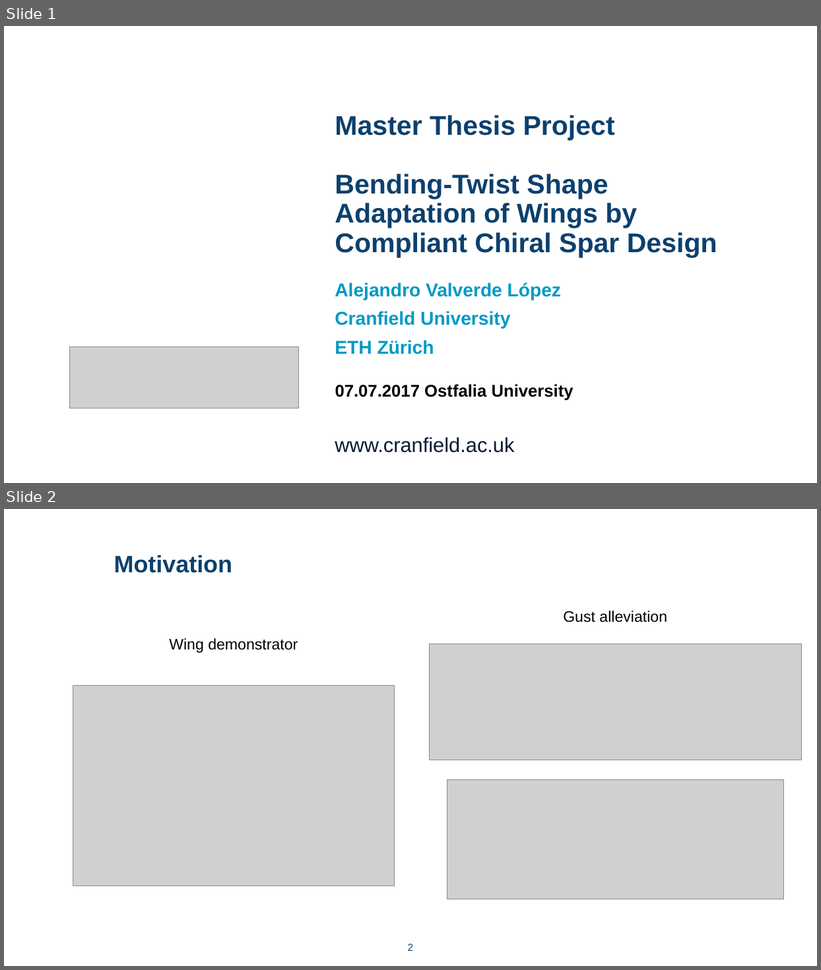
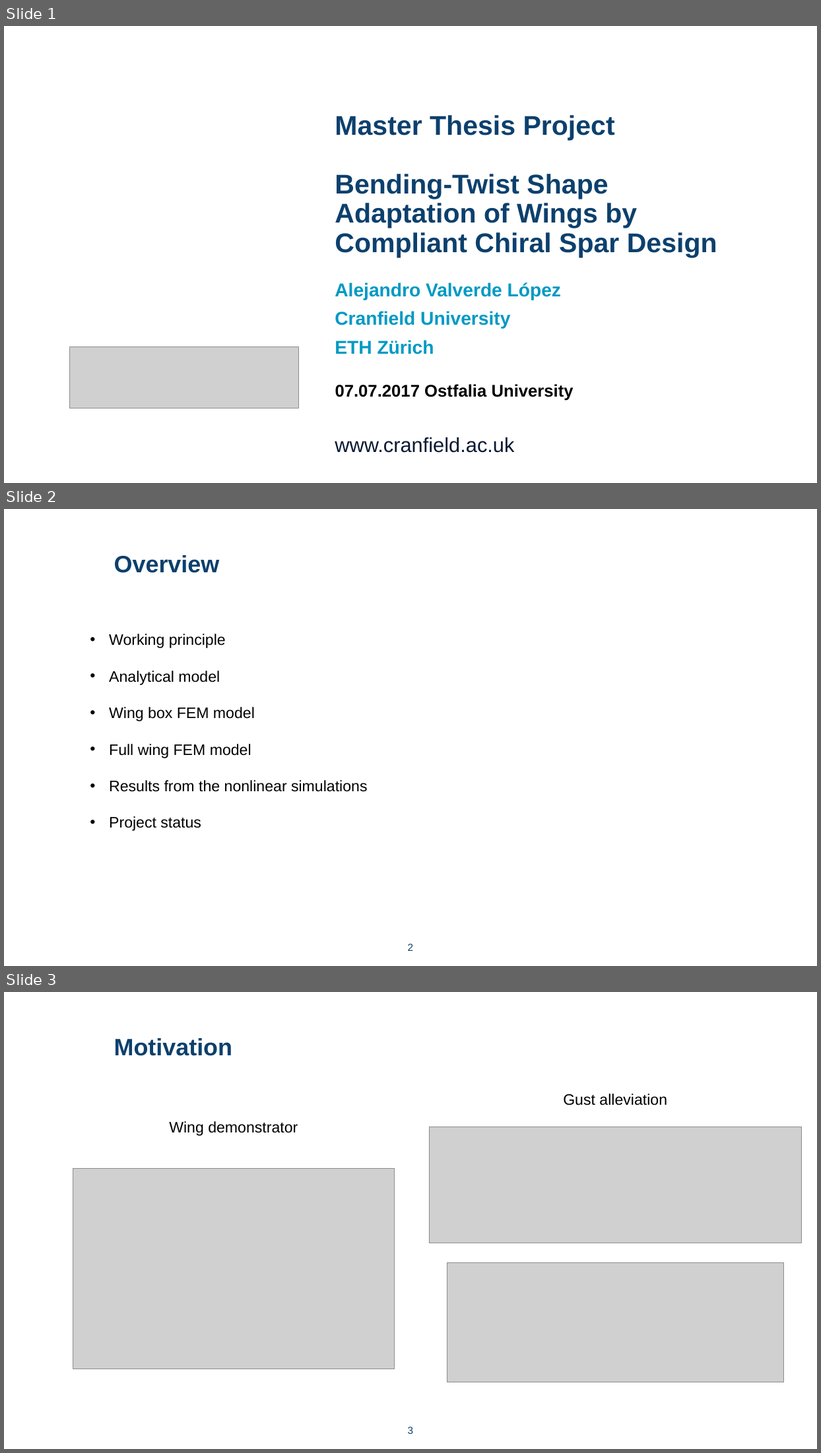
Before and after one commit to AlejandroValverde/presentation, a slide deck: Presentation_OstfaliaUni.pptx. Shown one above the other, each under a label of ours: slides 1 and 2 before the commit, slides 1, 2 and 3 after it. The pictures are 821x970 and 821x1453 pixels, drawn with LibreOffice and Linux fonts; fonts in the diff are those of the drawing; grey boxes stand for pictures; background and template pictures are left out. Boxes give left, top, right and bottom in pixels: in the first picture for what was removed or moved away, otherwise in the second. Text is boxed around its words. In the diff, an @@ line names an element or a change of style, - is before the commit and + after.

Commit message:
Slide showing the presentation overview

```diff
--- a/Presentation_OstfaliaUni.pptx
+++ b/Presentation_OstfaliaUni.pptx
@@ slide 2 added at bbox=[4, 509, 817, 966], background #FFFFFF; not listed: 1 template element that a slide beside it also shows @@
@@ text added at bbox=[114, 555, 220, 573], 28 pt, text #0C406D, bold @@
+Overview
@@ text added at bbox=[109, 634, 367, 831], 18 pt, text #000000 @@
+• Working principle
+• Analytical model
+• Wing box FEM model
+• Full wing FEM model
+• Results from the nonlinear simulations
+• Project status
@@ what was slide 2 is now slide 3 @@
@@ page number at bbox=[408, 1427, 414, 1434]: text changed @@
-2
+3
```
